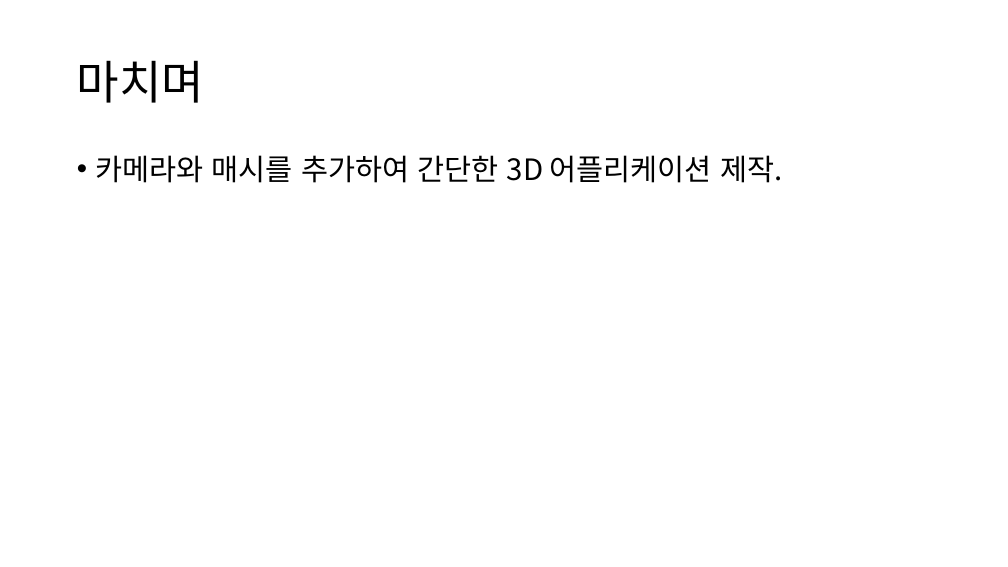
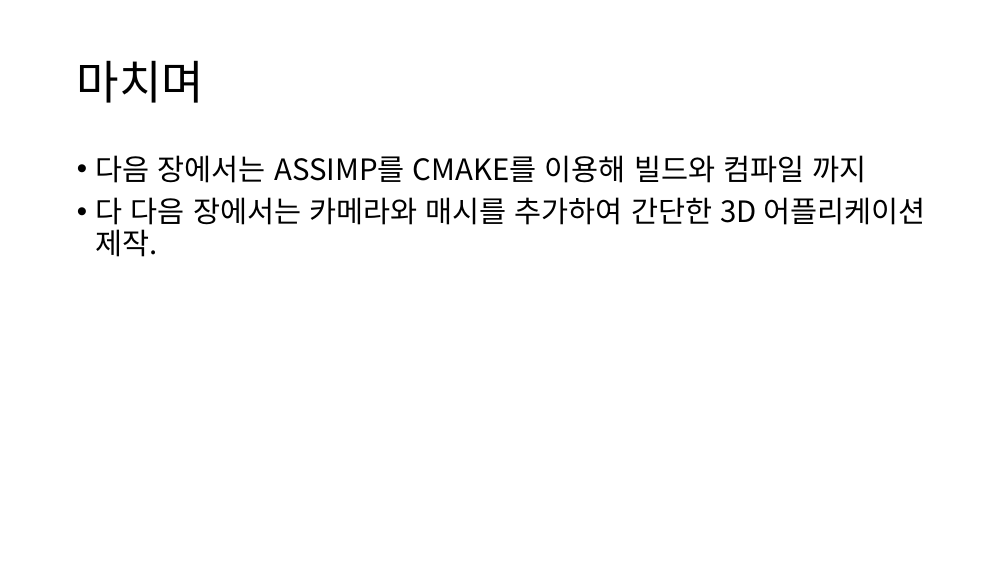
Before and after one commit to YiDoSeon/DXUT_STUDY, a slide deck: slide 11 of Document/DXUT & ASSIMP(2).pptx. Drawn at 1008x567 pixels with LibreOffice and Linux fonts; fonts in the diff are those of the drawing. Boxes give left, top, right and bottom in pixels: in the first picture for what was removed or moved away, otherwise in the second. Text is boxed around its words. In the diff, an @@ line names an element or a change of style, - is before the commit and + after.

```diff
--- a/Document/DXUT & ASSIMP(2).pptx
+++ b/Document/DXUT & ASSIMP(2).pptx
@@ text at (96,155,926,257): text changed @@
-• 카메라와 매시를 추가하여 간단한 3D 어플리케이션 제작.
+• 다음 장에서는 ASSIMP를 CMAKE를 이용해 빌드와 컴파일 까지
+• 다 다음 장에서는 카메라와 매시를 추가하여 간단한 3D 어플리케이션 제작.
```
Also in this commit, not shown: 10 other files.
